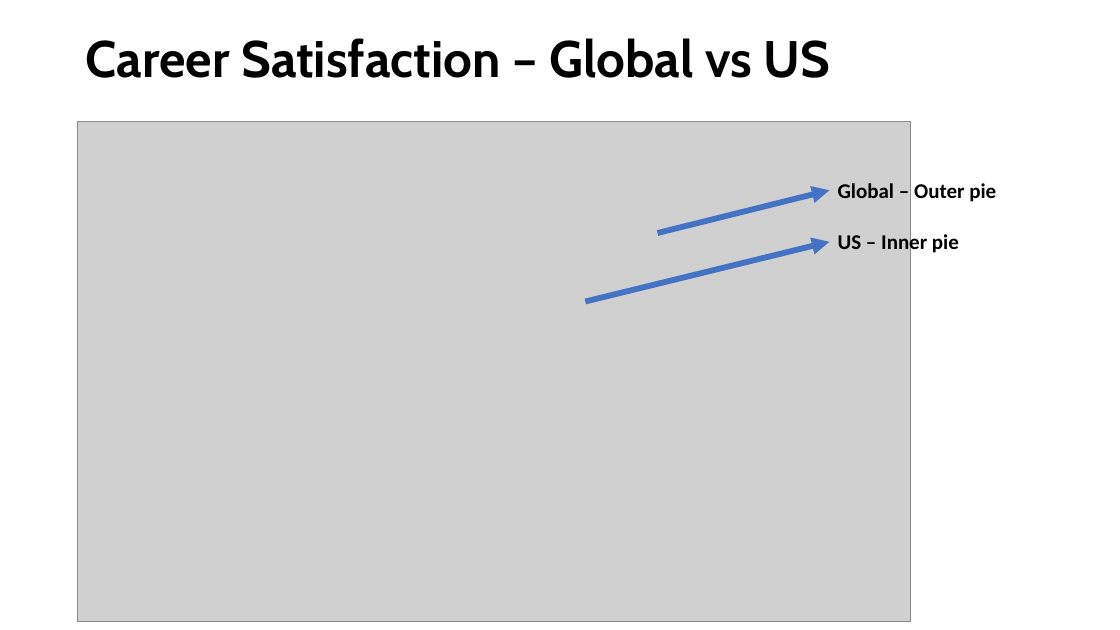
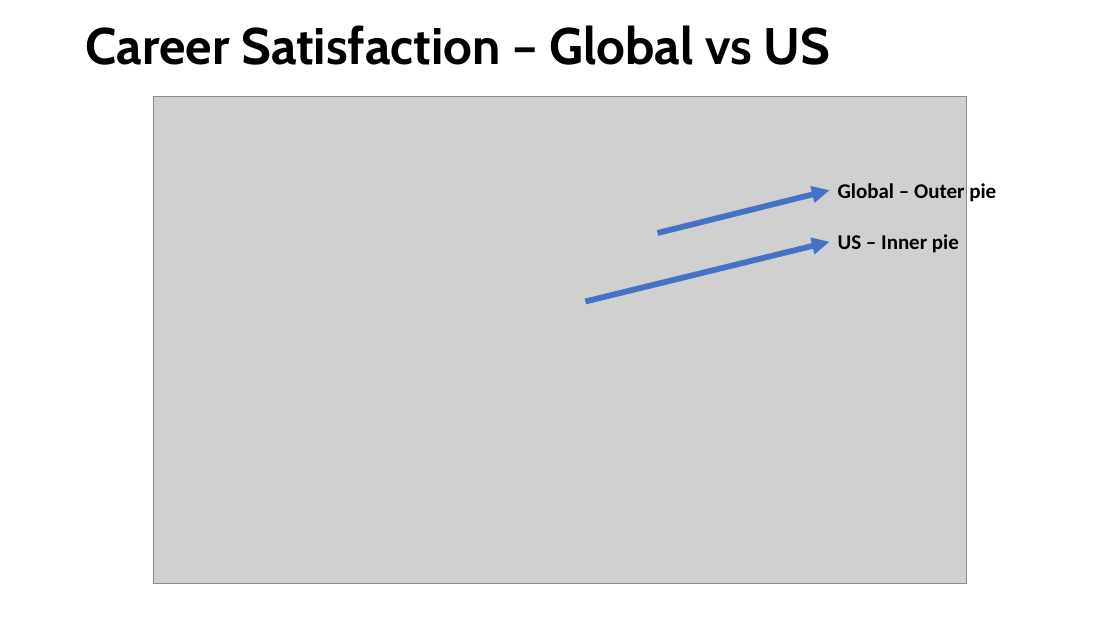
Before and after one commit to kuldeepemol/tech-nerds, a slide deck: slide 26 of Stack-overflow-2018-data-analysis.pptx (slide 25 before the commit). Drawn at 1120x630 pixels with LibreOffice and Linux fonts; fonts in the diff are those of the drawing; grey boxes stand for pictures. Boxes give left, top, right and bottom in pixels: in the first picture for what was removed or moved away, otherwise in the second. Text is boxed around its words. In the diff, an @@ line names an element or a change of style, - is before the commit and + after.

```diff
--- a/Stack-overflow-2018-data-analysis.pptx
+++ b/Stack-overflow-2018-data-analysis.pptx
@@ title "Career Satisfaction – Global vs ...": place and size @@
-title "Career Satisfaction – Global vs ..." at box(85, 38, 831, 78)
+title "Career Satisfaction – Global vs ..." at box(85, 25, 831, 65)
@@ picture: place and size @@
-picture at box(77, 122, 912, 622)
+picture at box(153, 97, 967, 584)
```
Also in this commit, not shown: 17 other slides changed, 1 slide added.
